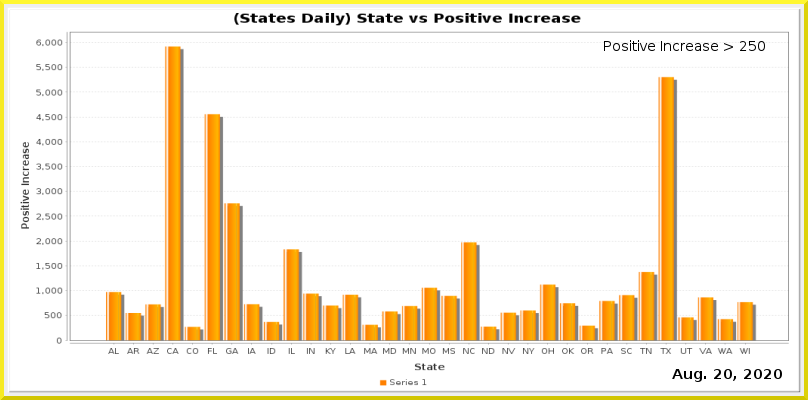
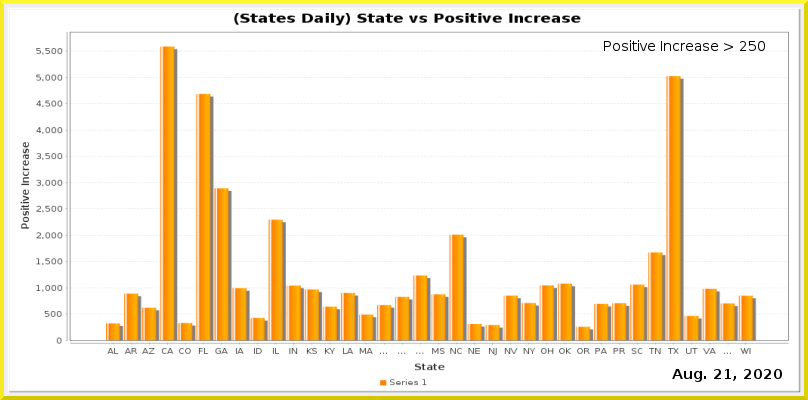
Before/after of a (808, 400) layered artwork. What changed in the layer stack:
painted on "Current Date" over (724, 369, 732, 379)
painted on "Date_vs_TestIncrease.png" over (36, 39, 789, 356)
